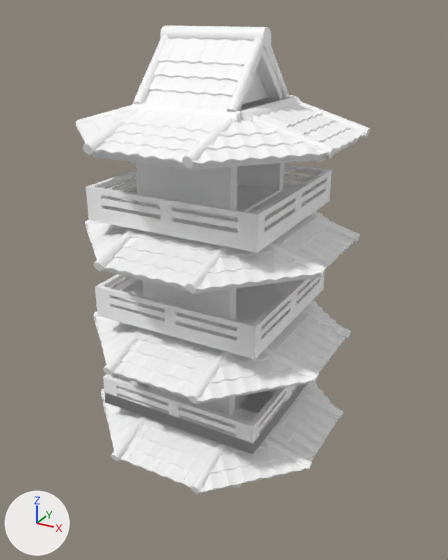
What one commit did to the FBX model ProjectMeteor/Assets/Models/Buildings/squarestack4_2.fbx.
The view is the same before and after, from a 50 mm lens placed at (0.268, 0.187, 0.499), pointed at (-0.034, 0.736, 0.225). Arrows for +X, +Y and +Z are at lower left; the lights stay in place. Where no turn or scale is listed for an object, it has been applied to the vertices. Vertices at the same position are counted once.

The older version as bpy lines, for what is in view:
```python
ob_group83 = bpy.data.objects.new('group83', me_mesh_002)
ob_group83.location = (-0.047, 0.739, 0.205)
ob_rooftop = bpy.data.objects.new('rooftop', me_mesh_001)
ob_rooftop.location = (-0.043, 0.79, 0.447)
ob_step15 = bpy.data.objects.new('step15', me_mesh)
ob_step15.location = (-0.043, 0.79, 0.396)
ob_step51 = bpy.data.objects.new('step51', me_mesh_003)
ob_step51.location = (-0.043, 0.79, 0.287)
ob_step52 = bpy.data.objects.new('step52', me_mesh_004)
ob_step52.location = (-0.043, 0.79, 0.174)
ob_step53 = bpy.data.objects.new('step53', me_mesh_005)
ob_step53.location = (-0.043, 0.79, 0.066)
```
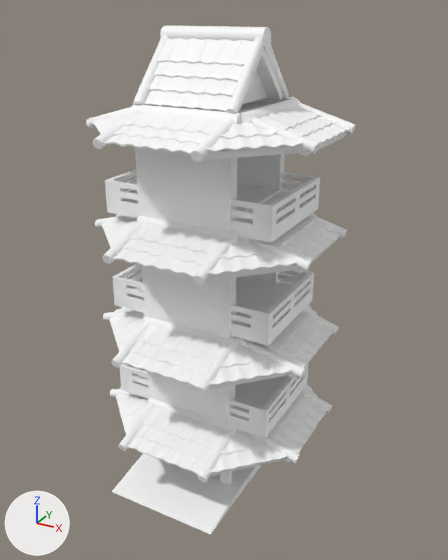
The change, as a list of edits to the scene's bpy script:
```text
Change me_mesh_003:
    remove me_mesh_003.from_pydata(...)  # 2897 vertices, 1695 faces; spans x -0.14..0.14, y -0.193..0.087, z -0.017..0.021
    add me_mesh_003.from_pydata(...)  # 1962 vertices, 1179 faces; spans x -0.126..0.126, y -0.179..0.074, z -0.012..0.021
    me_mesh_003 part 5: 64 loose pieces with 920 vertices, spanning x -0.139..0.137, y -0.193..0.087, z -0.017..0.016, are deleted
    me_mesh_003 part 6: 100 vertices moved from x -0.14..0.14, y -0.193..0.086, z -0.017..-0.004 to x -0.126..0.126, y -0.179..0.074, z -0.012..0.0; 15 vertices removed from x 0.034..0.052, y 0.06..0.086, z -0.011..-0.001
Change me_mesh:
    remove me_mesh.from_pydata(...)  # 2897 vertices, 1695 faces; spans x -0.14..0.14, y -0.193..0.087, z -0.017..0.021
    add me_mesh.from_pydata(...)  # 1962 vertices, 1179 faces; spans x -0.126..0.126, y -0.179..0.074, z -0.012..0.021
    me_mesh part 7: 64 loose pieces with 920 vertices, spanning x -0.139..0.137, y -0.193..0.087, z -0.017..0.016, are deleted
    me_mesh part 8: 100 vertices moved from x -0.14..0.14, y -0.193..0.086, z -0.017..-0.004 to x -0.126..0.126, y -0.179..0.074, z -0.012..0.0; 15 vertices removed from x 0.034..0.052, y 0.06..0.086, z -0.011..-0.001
Change me_mesh_005:
    remove me_mesh_005.from_pydata(...)  # 2897 vertices, 1695 faces; spans x -0.14..0.14, y -0.193..0.087, z -0.017..0.021
    add me_mesh_005.from_pydata(...)  # 1962 vertices, 1179 faces; spans x -0.126..0.126, y -0.179..0.074, z -0.012..0.021
    me_mesh_005 part 9: 64 loose pieces with 920 vertices, spanning x -0.139..0.137, y -0.193..0.087, z -0.017..0.016, are deleted
    me_mesh_005 part 10: 100 vertices moved from x -0.14..0.14, y -0.193..0.086, z -0.017..-0.004 to x -0.126..0.126, y -0.179..0.074, z -0.012..0.0; 15 vertices removed from x 0.034..0.052, y 0.06..0.086, z -0.011..-0.001
Change me_mesh_004:
    remove me_mesh_004.from_pydata(...)  # 2897 vertices, 1695 faces; spans x -0.14..0.14, y -0.193..0.087, z -0.017..0.021
    add me_mesh_004.from_pydata(...)  # 1962 vertices, 1179 faces; spans x -0.126..0.126, y -0.179..0.074, z -0.012..0.021
    me_mesh_004 part 11: 64 loose pieces with 920 vertices, spanning x -0.139..0.137, y -0.193..0.087, z -0.017..0.016, are deleted
    me_mesh_004 part 12: 100 vertices moved from x -0.14..0.14, y -0.193..0.086, z -0.017..-0.004 to x -0.126..0.126, y -0.179..0.074, z -0.012..0.0; 15 vertices removed from x 0.034..0.052, y 0.06..0.086, z -0.011..-0.001
Change me_mesh_002:
    remove me_mesh_002.from_pydata(...)  # 600 vertices, 442 faces; spans x -0.095..0.095, y -0.092..0.092, z -0.204..0.204
    add me_mesh_002.from_pydata(...)  # 600 vertices, 436 faces; spans x -0.095..0.095, y -0.128..0.127, z -0.213..0.204
    me_mesh_002 part 1: the loose piece of 176 vertices spanning x -0.095..0.095, y -0.092..0.092, z 0.097..0.132 is scaled about its middle by (1, 0.646, 1), then moved by (0.0, -0.003, 0.0)
    me_mesh_002 part 2: the loose piece of 176 vertices spanning x -0.095..0.095, y -0.092..0.092, z -0.011..0.024 is scaled about its middle by (1, 0.646, 1), then moved by (0.0, -0.003, 0.0)
    me_mesh_002 part 3: the loose piece of 176 vertices spanning x -0.095..0.095, y -0.092..0.092, z -0.123..-0.089 is rebuilt with 176 vertices and now spans x -0.095..0.095, y -0.062..0.056, z -0.123..-0.089
    me_mesh_002 part 4: 2 vertices moved within x -0.041, y -0.063..0.058, z -0.152; 32 vertices removed from x -0.066..0.065, y -0.064..0.064, z -0.204..-0.152; 32 vertices added at x -0.066..0.065, y -0.128..0.127, z -0.213..-0.152
Change ob_step51:
    ob_step51.location: (-0.043, 0.79, 0.287) -> (-0.043, 0.79, 0.286)
Change ob_step15:
    ob_step15.location: (-0.043, 0.79, 0.396) -> (-0.043, 0.79, 0.394)
Change ob_step52:
    ob_step52.location: (-0.043, 0.79, 0.174) -> (-0.043, 0.79, 0.171)
```

Pixel boxes [x1, y1, x2, y2] of what changed, in the pictures (448 x 560 px; the box of a moved part takes in the faces that stretch with it):
'group83', reshaped (13% narrower, 12% taller): before [86, 101, 332, 488]; after [105, 101, 320, 534]
'step52', reshaped, moved (8% narrower, 13% shorter): before [94, 300, 351, 404]; after [103, 305, 339, 395]
'step15', reshaped, moved (8% narrower, 14% shorter): before [76, 95, 370, 171]; after [86, 97, 356, 162]
'step53', reshaped (9% narrower, 13% shorter): before [101, 382, 344, 494]; after [110, 385, 332, 482]
'step51', reshaped, moved (8% narrower, 14% shorter): before [85, 211, 360, 295]; after [95, 213, 347, 285]
part 1 of me_mesh_002, moved or reshaped: before [86, 164, 332, 253]; after [105, 169, 320, 242]
part 2 of me_mesh_002, moved or reshaped: before [95, 274, 324, 359]; after [112, 263, 314, 345]
part 3 of me_mesh_002, rebuilt: before [103, 369, 308, 455]; after [119, 357, 308, 438]
part 4 of me_mesh_002, moved or reshaped: before [136, 117, 242, 488]; after [112, 116, 261, 534]
part 5 of me_mesh_003, deleted: before [85, 211, 355, 295]
part 6 of me_mesh_003, moved or reshaped: before [85, 213, 360, 294]; after [95, 214, 347, 285]
part 7 of me_mesh, deleted: before [76, 117, 364, 171]
part 8 of me_mesh, moved or reshaped: before [76, 97, 370, 170]; after [86, 99, 356, 162]
part 9 of me_mesh_005, deleted: before [101, 382, 339, 494]
part 10 of me_mesh_005, moved or reshaped: before [101, 389, 344, 494]; after [110, 389, 332, 482]
part 11 of me_mesh_004, deleted: before [94, 300, 346, 404]
part 12 of me_mesh_004, moved or reshaped: before [94, 308, 351, 404]; after [103, 309, 339, 395]
